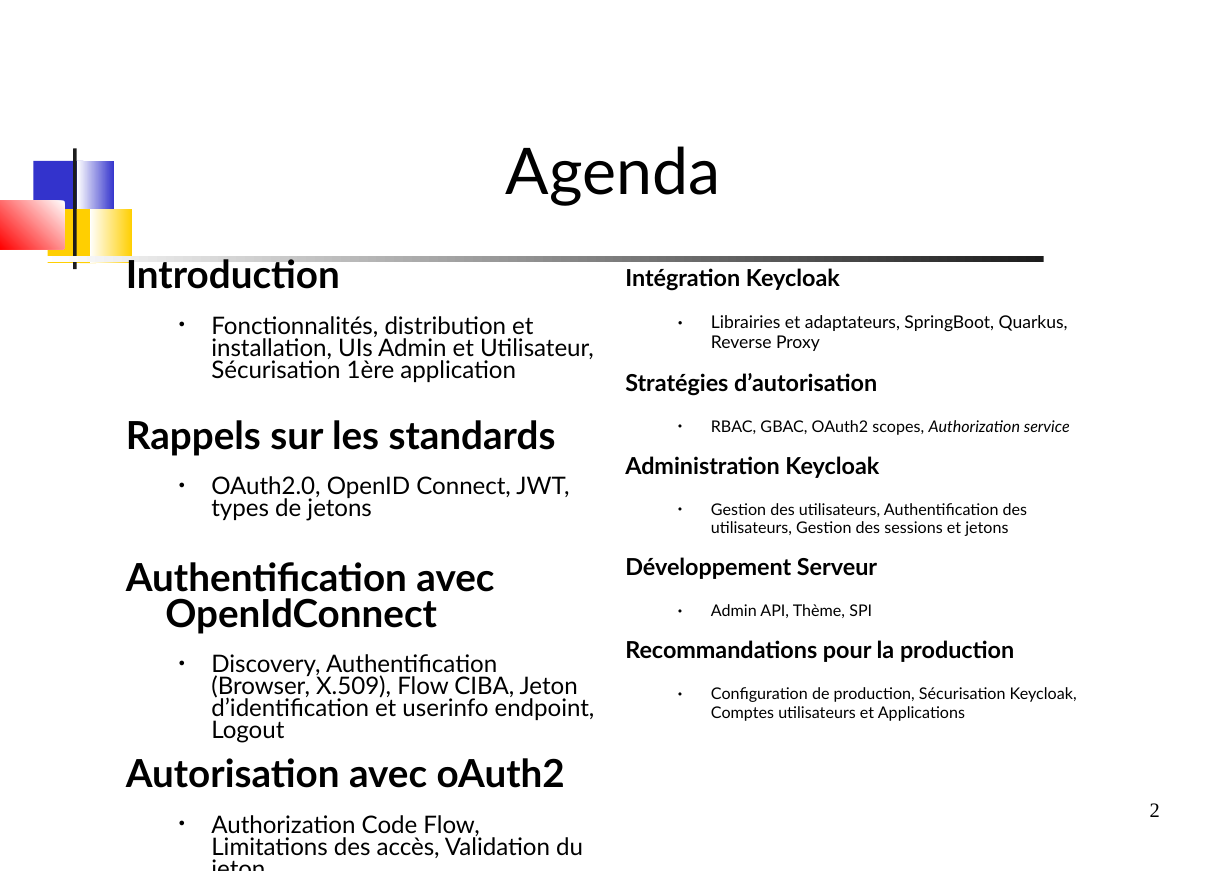
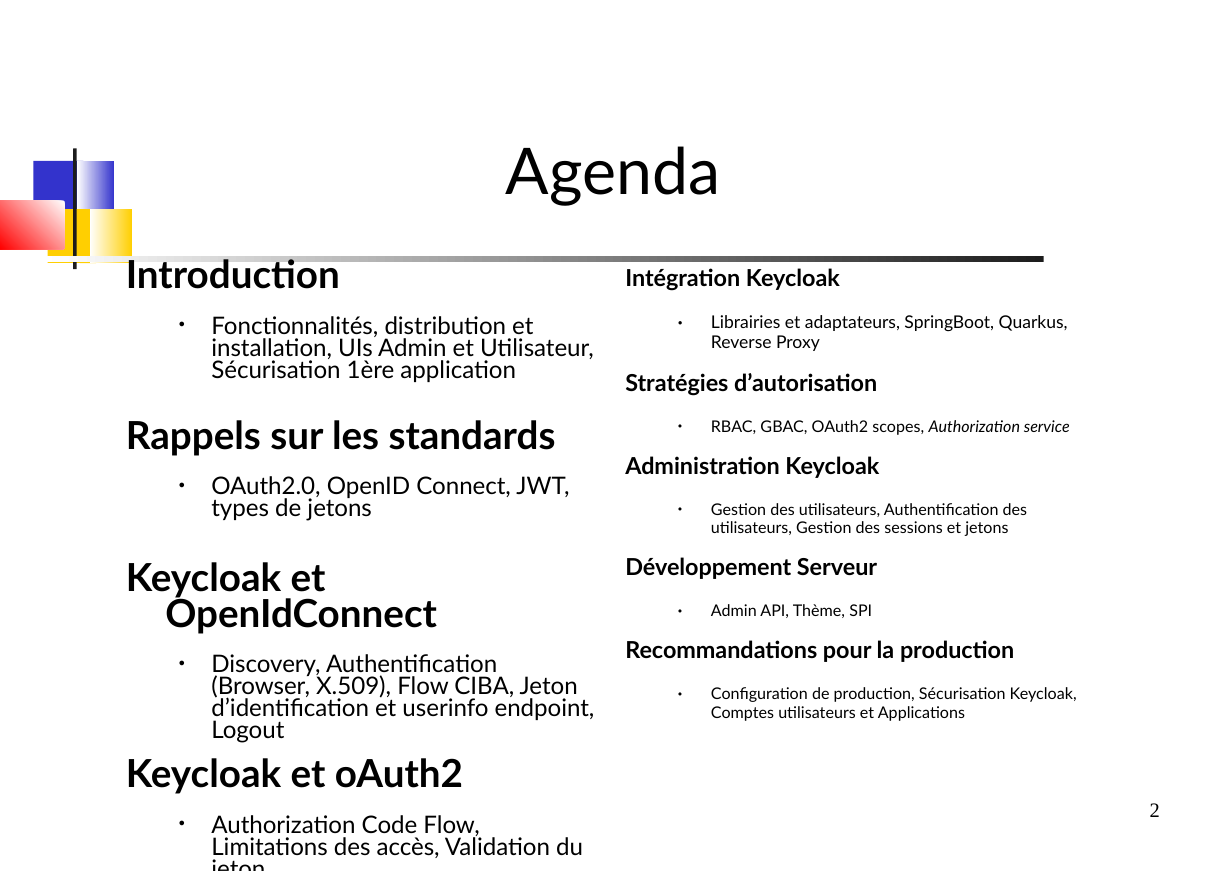
Before and after one commit to dthibau/keycloak, a slide deck: slide 2 of Keycloak.odp. Drawn at 1232x871 pixels with LibreOffice and Linux fonts; fonts in the diff are those of the drawing. Boxes give left, top, right and bottom in pixels: in the first picture for what was removed or moved away, otherwise in the second. Text is boxed around its words. In the diff, an @@ line names an element or a change of style, - is before the commit and + after.

```diff
--- a/Keycloak.odp
+++ b/Keycloak.odp
@@ text at (126,562,437,634): text changed @@
-Authentification avec OpenIdConnect
+Keycloak et OpenIdConnect
@@ text at (126,758,463,794): text changed @@
-Autorisation avec oAuth2
+Keycloak et oAuth2
```
Also in this commit, not shown: 4 other slides changed, 10 slides added, 16 other files.
